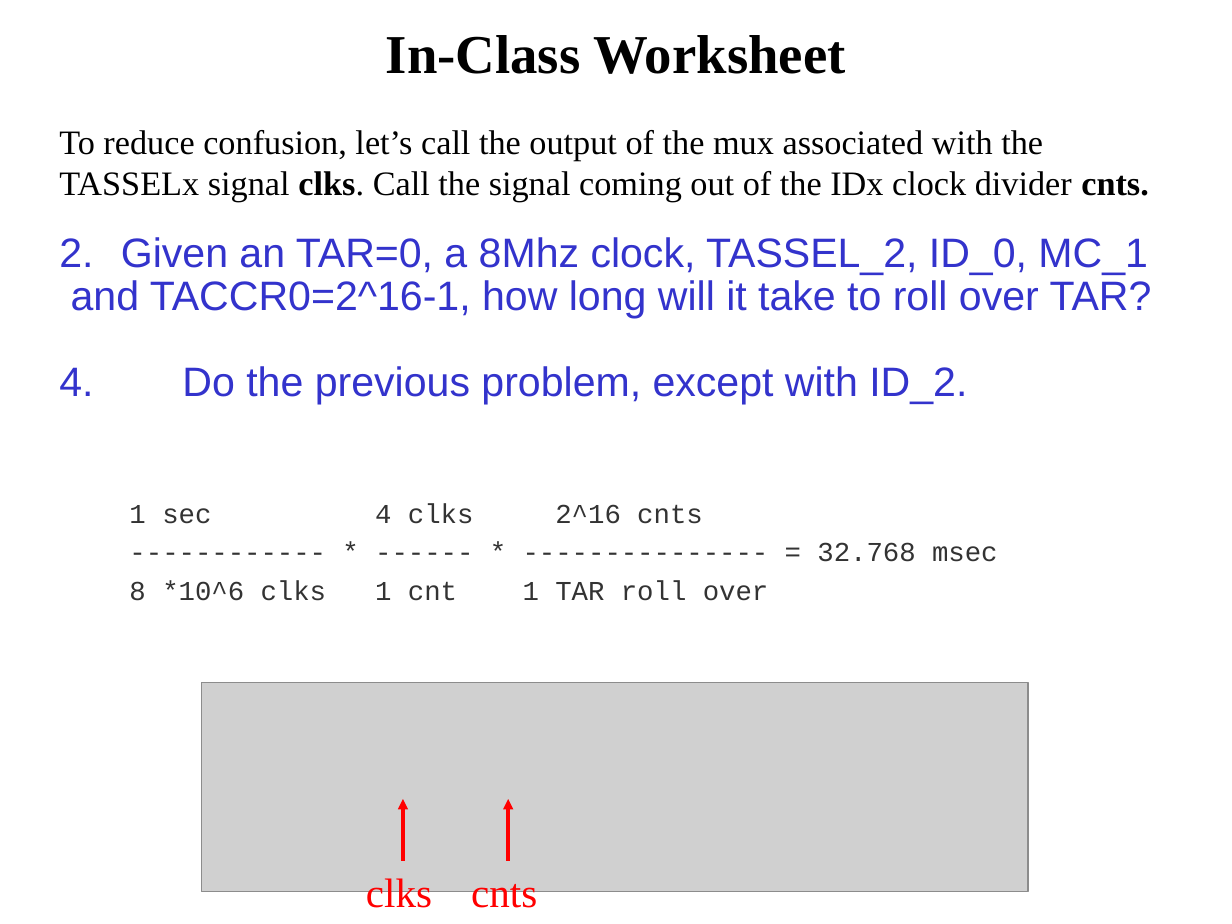
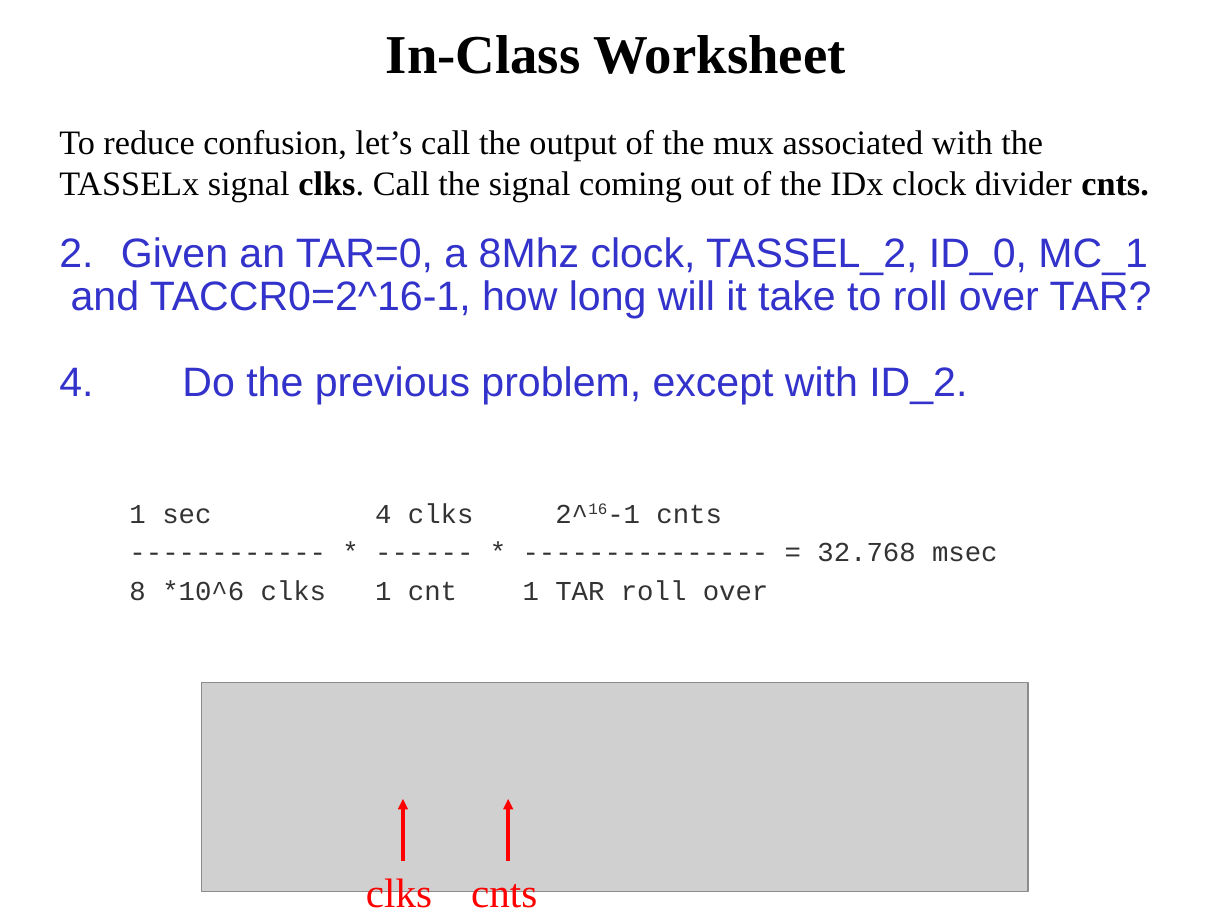
Before and after one commit to pw4rn3r/ECE382, a slide deck: slide 28 of notes/L25/Lsn25.pptx. Drawn at 1232x924 pixels with LibreOffice and Linux fonts; fonts in the diff are those of the drawing; grey boxes stand for pictures. Boxes give left, top, right and bottom in pixels: in the first picture for what was removed or moved away, otherwise in the second. Text is boxed around its words. In the diff, an @@ line names an element or a change of style, - is before the commit and + after.

```diff
--- a/notes/L25/Lsn25.pptx
+++ b/notes/L25/Lsn25.pptx
@@ text at [129,503,722,524]: text changed @@
-  1 sec 4 clks 2^16 cnts
+  1 sec 4 clks 2^16-1 cnts
```
Also in this commit, not shown: 3 other slides changed, 1 other file.
